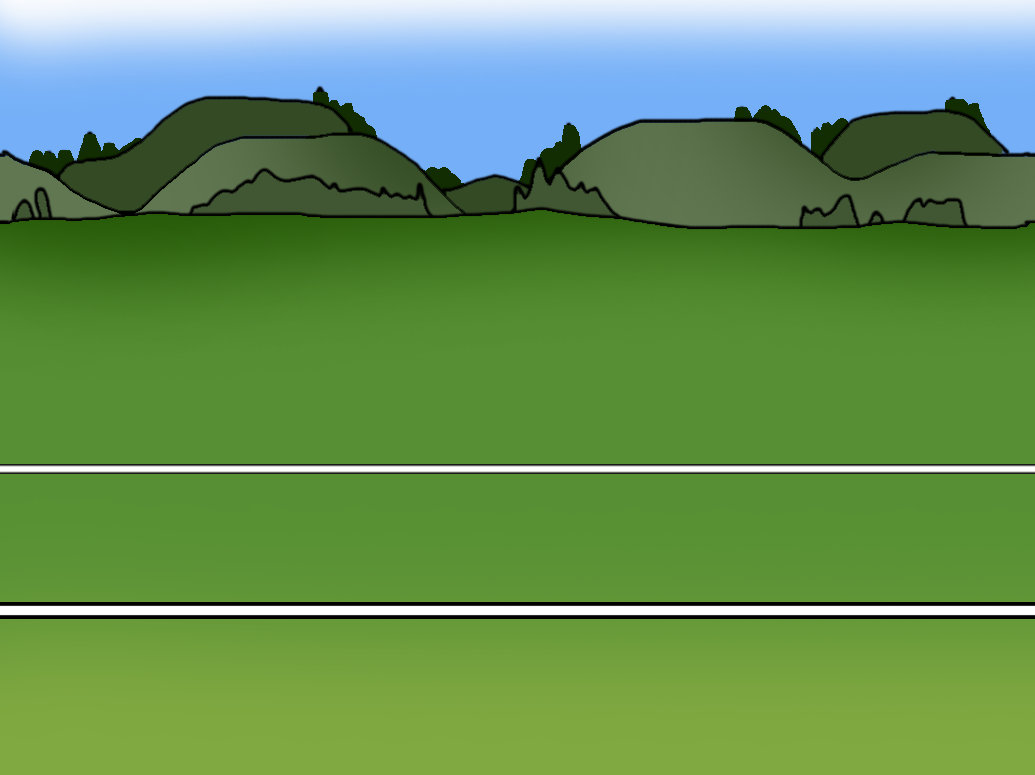
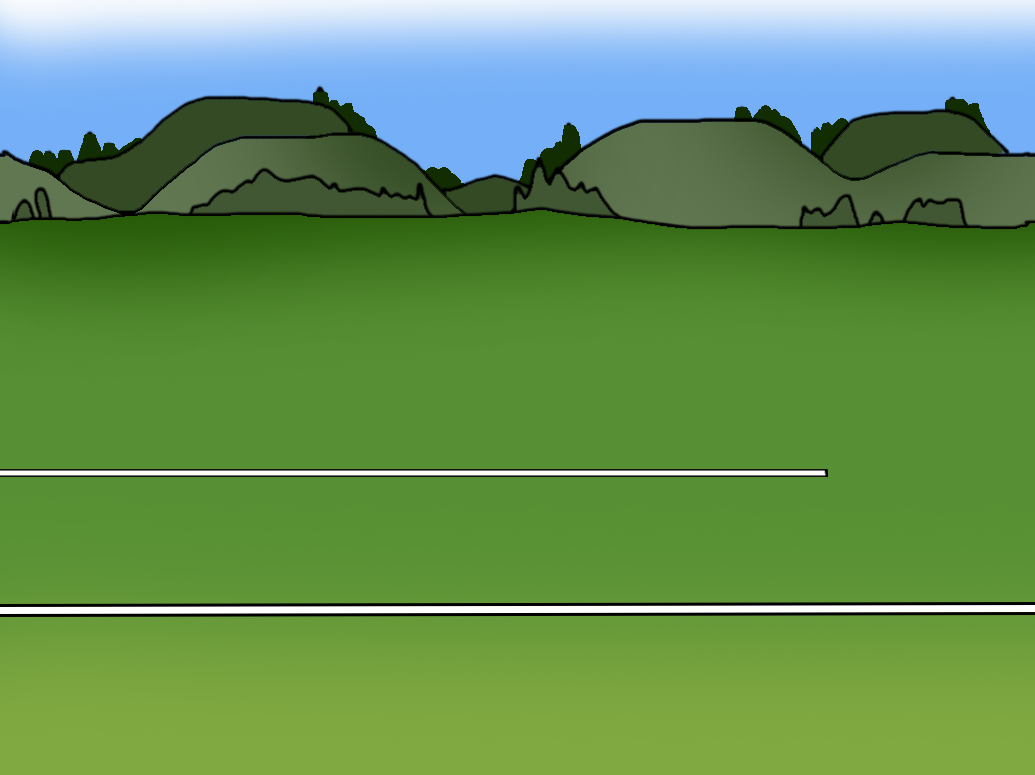
Revision of a layered 1035 × 775 image; what changed, layer by layer:
painted on "Rectangle 1" (1st of 2) over box(0, 464, 1035, 477)
painted on "Rectangle 1" (2nd of 2) over box(0, 602, 1035, 619)
